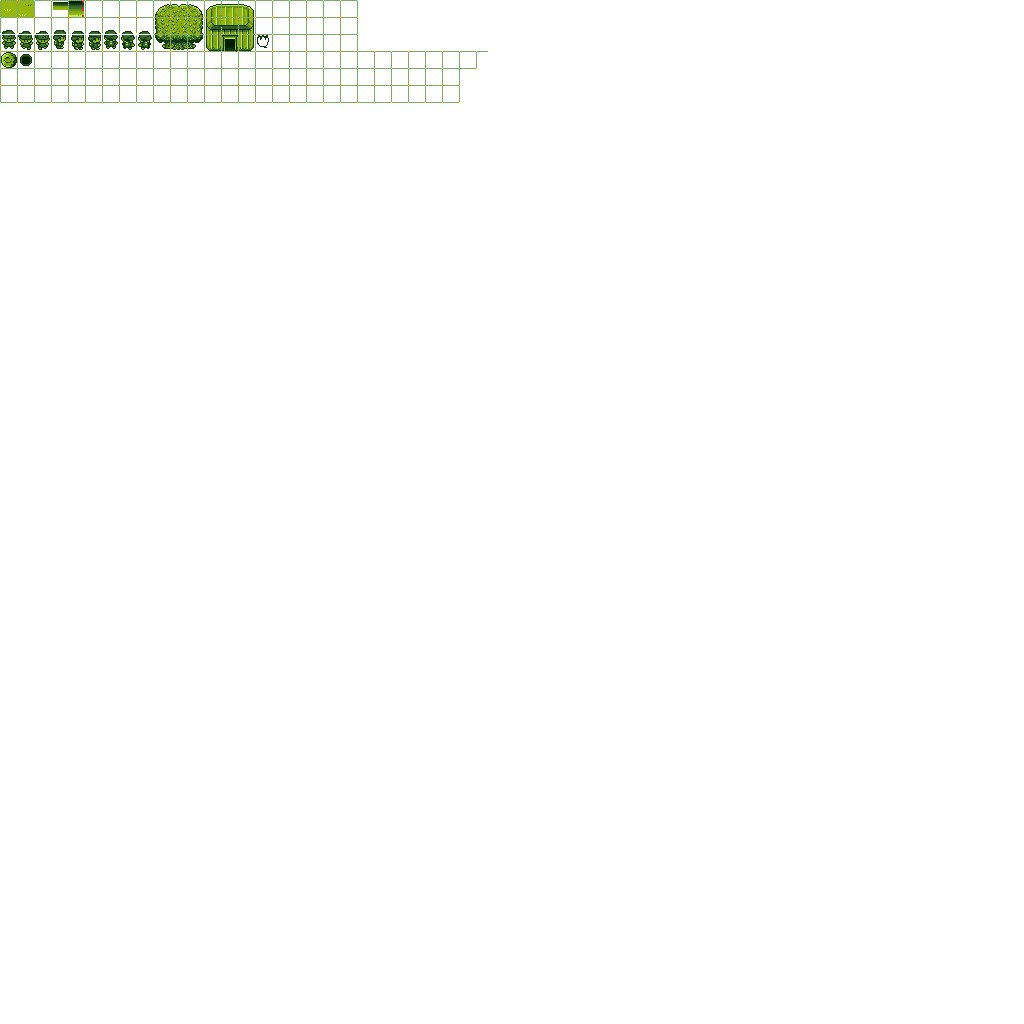
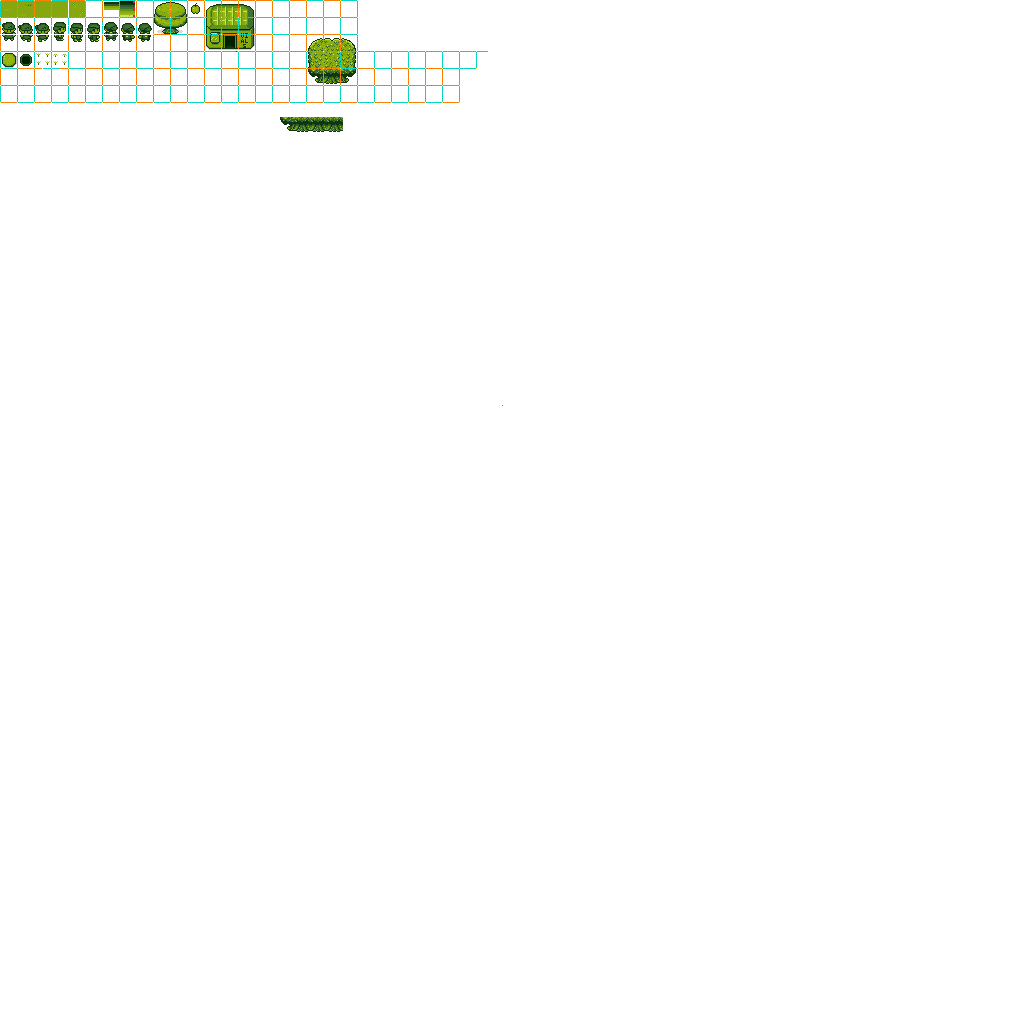
Before/after of a 1024 x 1024 layered artwork. What changed in the layer stack:
removed layer "Layer 28(pasted)" over <box>0,1,503,406</box>
painted on "Layer 1 Merged" over <box>0,1,503,406</box>
